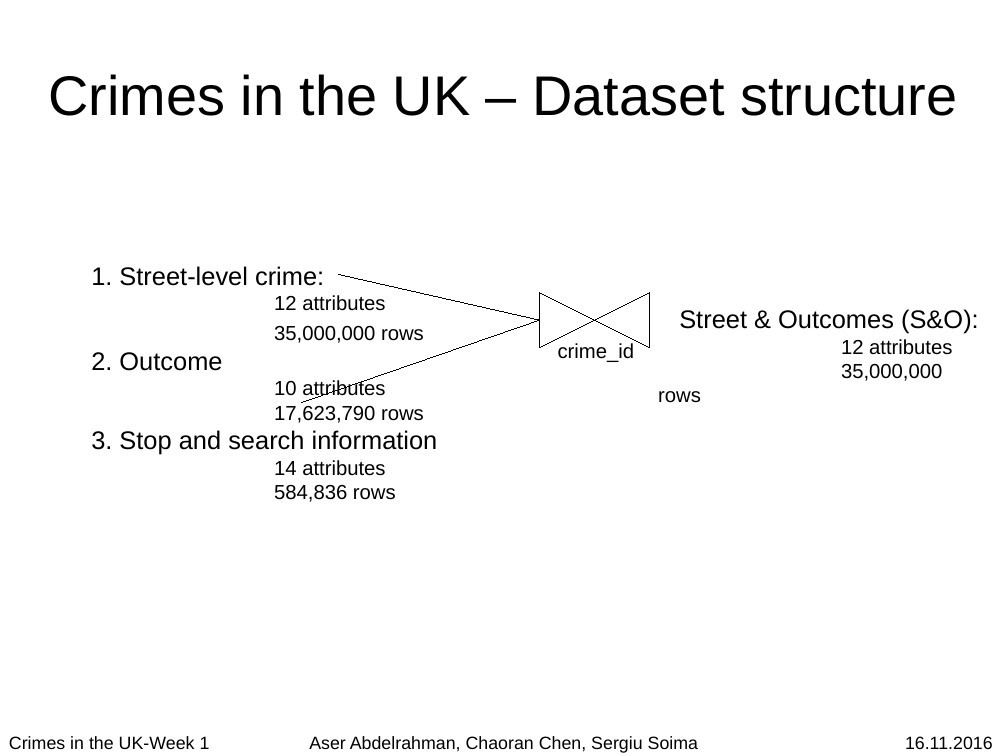
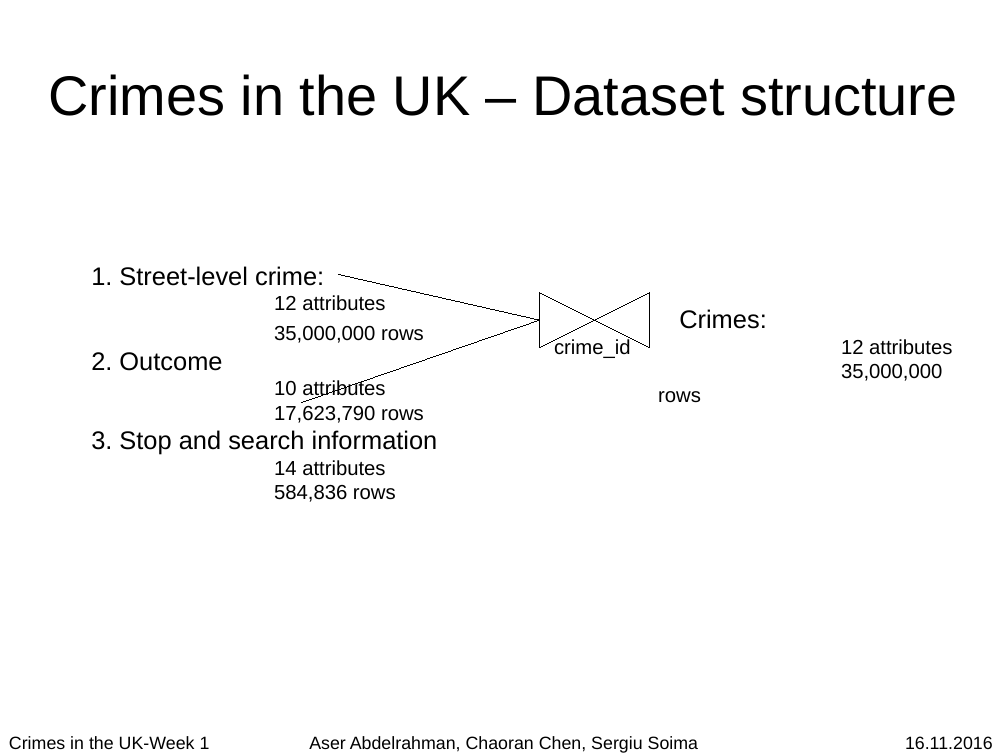
Before and after one commit to chaoran-chen/data-mining-lab-ws1617-crimes-in-uk, a slide deck: slide 2 of wiki/week-01/week-01-presentation.odp. Drawn at 1008x756 pixels with LibreOffice and Linux fonts; fonts in the diff are those of the drawing. Boxes give left, top, right and bottom in pixels: in the first picture for what was removed or moved away, otherwise in the second. Text is boxed around its words. In the diff, an @@ line names an element or a change of style, - is before the commit and + after.

Commit message:
Added presentation

```diff
--- a/wiki/week-01/week-01-presentation.odp
+++ b/wiki/week-01/week-01-presentation.odp
@@ text "crime_id": place and size @@
-text "crime_id" at box(558, 343, 635, 362)
+text "crime_id" at box(554, 338, 631, 358)
@@ text at box(679, 309, 767, 329): text changed @@
-Street & Outcomes (S&O):
+Crimes:
```
Also in this commit, not shown: 6 slides added.
